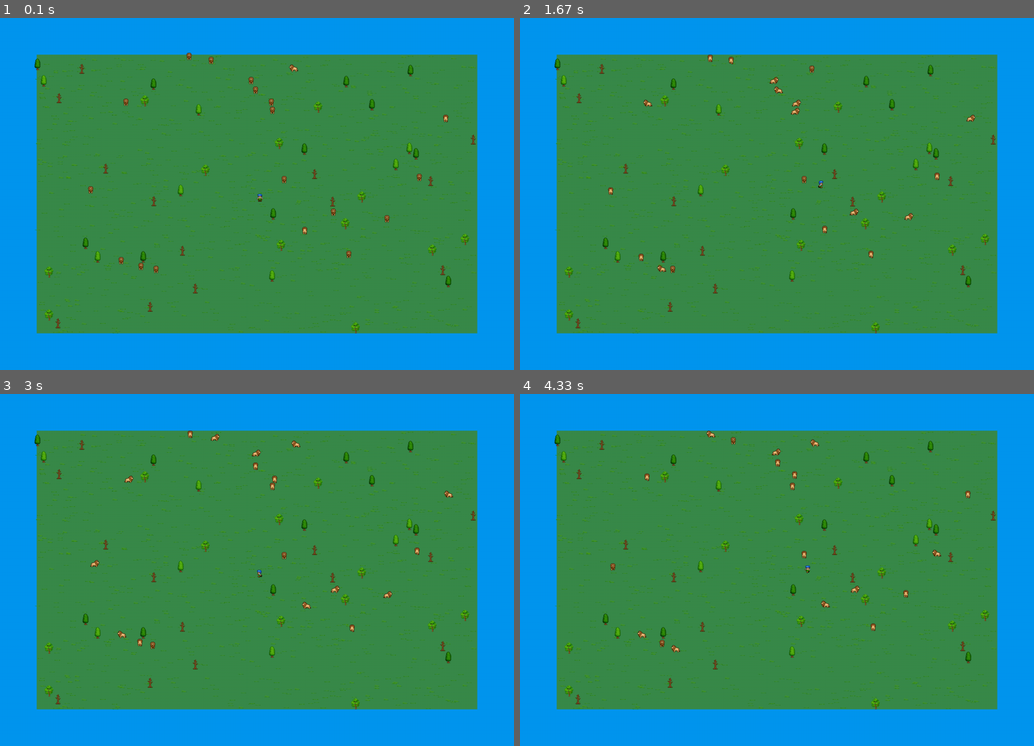
Above: before the commit, frames 1-4 (two rows, left to right).
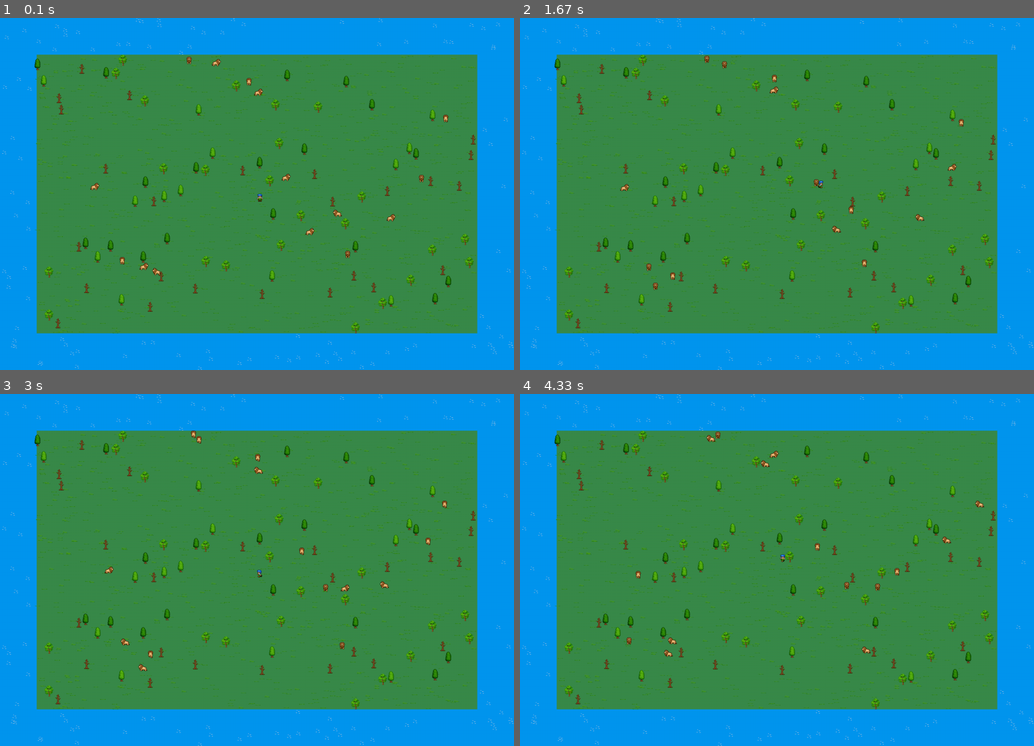
Above: after the commit, the same moments.

Repository: Kristiankaspersen/the-special-pygame
Game: pygame game, started from main.py
Same seed, same stepped clock (60 frames per second), same inputs: the game is played once before the commit and once after it.
Inputs:
- Up to frame 1 (0.1 s): no input
- Up to frame 2 (1.67 s): hold D 0.33-0.8 s; hold W 0.83-1.13 s; hold D 1.17-1.63 s
- Up to frame 3 (3 s): hold A 1.67-2.2 s; hold S 2.23-2.53 s; hold A 2.57-2.97 s
- Up to frame 4 (4.33 s): hold W 3-3.37 s; hold D 3.4-4.03 s; hold S from 4.07 s (still down)

The runs differ from the first frame. In frame 1, 1.8% of the frame differs, in the area x 0-100%, y 0-100%; in frame 2, 2.0%; in frame 3, 2.0%; in frame 4, 2.0%.

Commit message:
Water effects

Diff:
--- a/animal.py
+++ b/animal.py
@@ -118,7 +118,7 @@
         self.animal_type = "lion"
         self.speed = 3
         self.health = 20
-        self.laziness = 50
+        self.laziness = 2
         self.image = pygame.image.load(f"animals/{self.animal_type}/F.png").convert_alpha()
         self.rect = self.image.get_rect(midbottom = (self.x,self.y))
         self.hitbox = pygame.Rect(self.rect.x, self.rect.y, self.rect.width, 5)
--- a/landscape.py
+++ b/landscape.py
@@ -46,3 +46,21 @@
 
         Landscape.all.append(self)
         Grass.all.append(self)
+
+class Water_effect(Landscape):
+    all = []
+    def __init__(self, screen, island, water_object1, water_object2, water_object3, water_object4):
+        super().__init__(screen, island)
+
+        list = [water_object1, water_object2, water_object3, water_object4]
+        ob = random.choice(list)
+        for x in ob:
+            water_object = x
+
+        self.x_midbot = random.randint(water_object.rect.left+6, water_object.rect.right-6)
+        self.y_midbot = random.randint(water_object.rect.top+8, water_object.rect.bottom)
+        self.image = pygame.image.load(f"landscape/water_effect1.png").convert_alpha()
+        self.rect = self.image.get_rect(midbottom = (self.x_midbot, self.y_midbot))
+
+        Landscape.all.append(self)
+        Water_effect.all.append(self)
--- a/main.py
+++ b/main.py
@@ -31,7 +31,7 @@
 animation_counter = 0
 animation_timer = 0
 grass_amount = 1000
-trees_amount = 50
+trees_amount = 100
 lion_amount = 20
 
 # Create Island Ground and water covering the ground
@@ -48,21 +48,28 @@
 water_object4 = pygame.sprite.Group()
 water_object4.add(Water4(screen, main_island))
 
+#Sprite groups
+player = pygame.sprite.GroupSingle()
+landscape_objects = pygame.sprite.Group()
+grass_objects = pygame.sprite.Group()
+animals = pygame.sprite.Group()
+
 # Create player
-player = pygame.sprite.GroupSingle()
 player.add(Player(player_type, "Geir", screen))
 
+# Water effects
+for x in range(100):
+    landscape_objects.add(Water_effect(screen, main_island, water_object1, water_object2, water_object3, water_object4))
+
 # Create landscape objects
-grass_objects = pygame.sprite.Group()
 for x in range(grass_amount):
     grass_objects.add(Grass(screen, main_island))
 
-landscape_objects = pygame.sprite.Group()
+# Trees
 for x in range(trees_amount):
     landscape_objects.add(Tree(screen, main_island))
 
 # Create animals
-animals = pygame.sprite.Group()
 for x in range(lion_amount):
     animals.add(Lion(screen, main_island, landscape_objects))
 
Binary file added: animals/set2.png
Binary file changed: landscape/natureset.png
Binary file added: landscape/water_effect1.png
